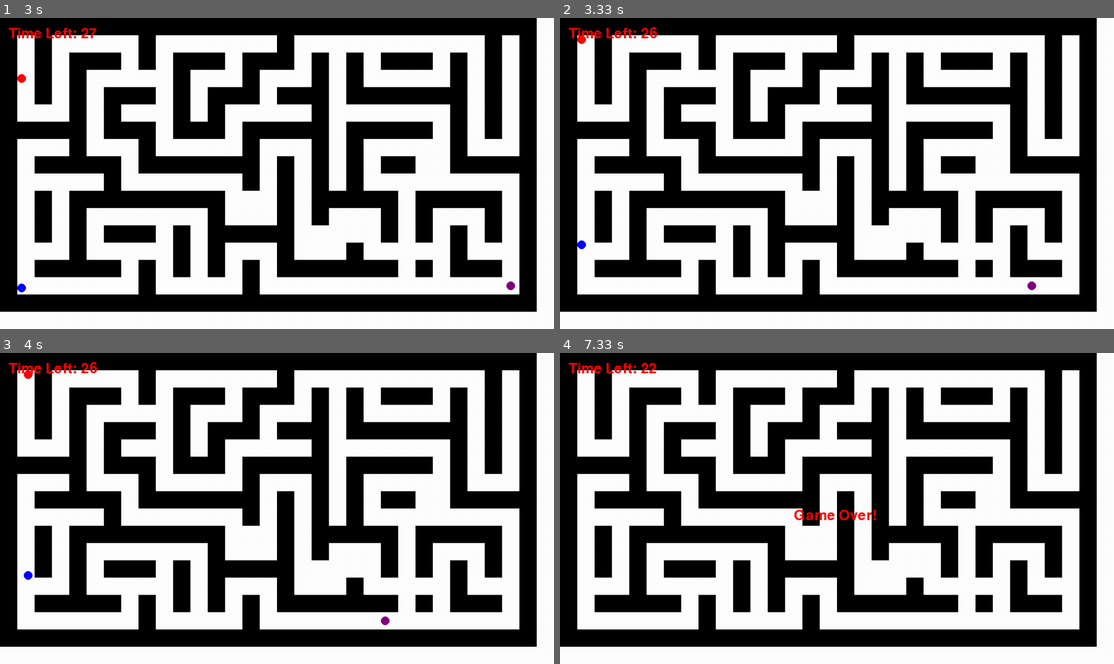
Above: before the commit, frames 1-4 (two rows, left to right).
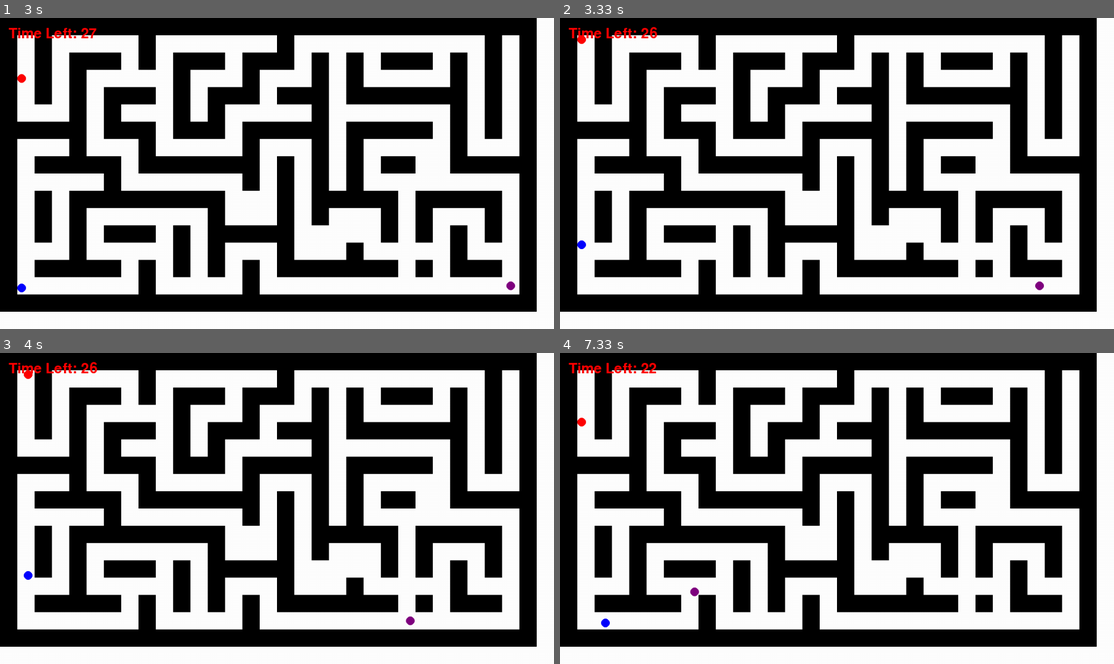
Above: after the commit, the same moments.

Repository: DrJCampbell/babs-work-experience
Game: pygame game, started from 2025/pygame-ball-test.py
The game is run twice, just before and just after one commit, with the same random seed, the same clock (stepped at 60 frames per second) and the same inputs.
Inputs:
- Up to frame 1 (3 s): hold Right 0.33-0.8 s; hold Up 0.83-1.13 s; hold W 0.83-1.13 s; hold Right 1.17-1.63 s; hold D 1.17-1.63 s; hold Left 1.67-2.2 s; hold A 1.67-2.2 s; hold Down 2.23-2.53 s; hold S 2.23-2.53 s; hold Left 2.57-2.97 s; hold A 2.57-2.97 s
- Up to frame 2 (3.33 s): hold Up from 3 s (still down); hold W from 3 s (still down)
- Up to frame 3 (4 s): release Up at 3.37 s; release W at 3.37 s; hold Right from 3.4 s (still down); hold D from 3.4 s (still down)
- Up to frame 4 (7.33 s): release Right at 4.03 s; release D at 4.03 s; hold Down 4.07-4.43 s; hold S 4.07-4.43 s; hold Left 4.47-4.93 s; hold A 4.47-4.93 s; hold Right 4.97-5.43 s; hold D 4.97-5.43 s; hold Up 5.47-5.77 s; hold W 5.47-5.77 s; hold Right 5.8-6.27 s; hold D 5.8-6.27 s; hold Left 6.3-6.83 s; hold A 6.3-6.83 s; hold Down 6.87-7.17 s; hold S 6.87-7.17 s; hold Left from 7.2 s (still down); hold A from 7.2 s (still down)

Frame 1 is identical in both runs. In frame 2, less than 0.1% of the frame differs, in the area x 84-88%, y 84-88%; in frame 3, less than 0.1%; in frame 4, 0.4%, in the area x 3-58%, y 20-89%.

Commit message:
Update pygame-ball-test.py

Diff:
--- a/2025/pygame-ball-test.py
+++ b/2025/pygame-ball-test.py
@@ -28,7 +28,7 @@
 # Ball properties
 ball_radius = 10
 speed = 5
-ai_step = 5  # AI movement speed
+ai_step = 4  # AI movement speed
 
 # Game duration
 game_duration = 30000  # 30 seconds
